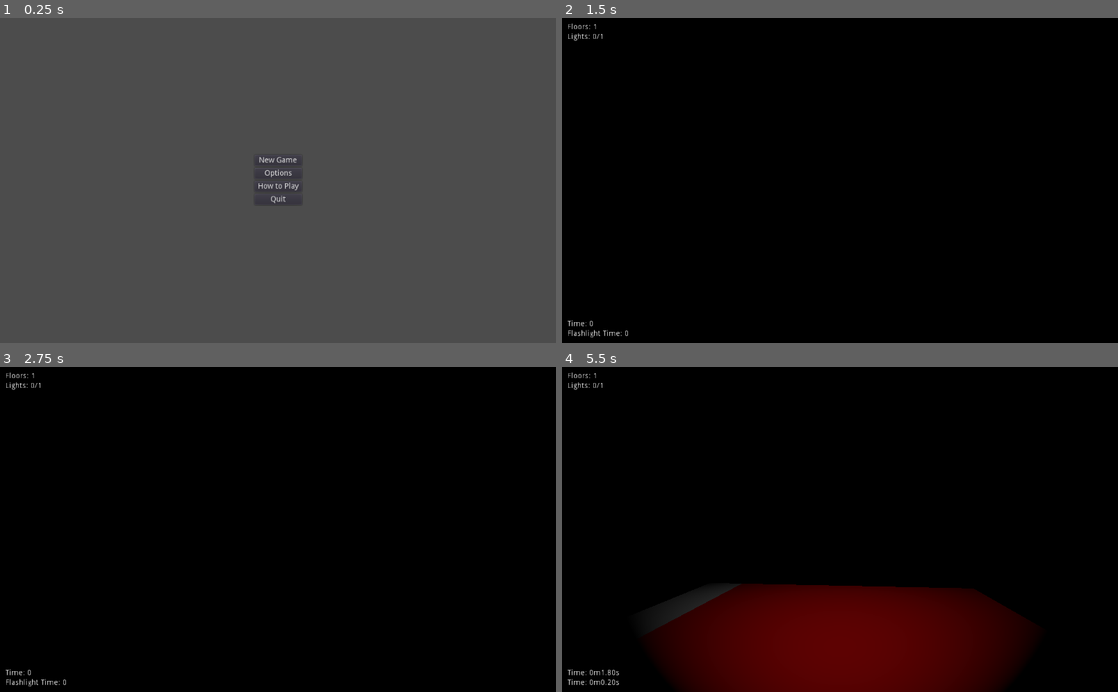
Above: before the commit, frames 1-4 (two rows, left to right).
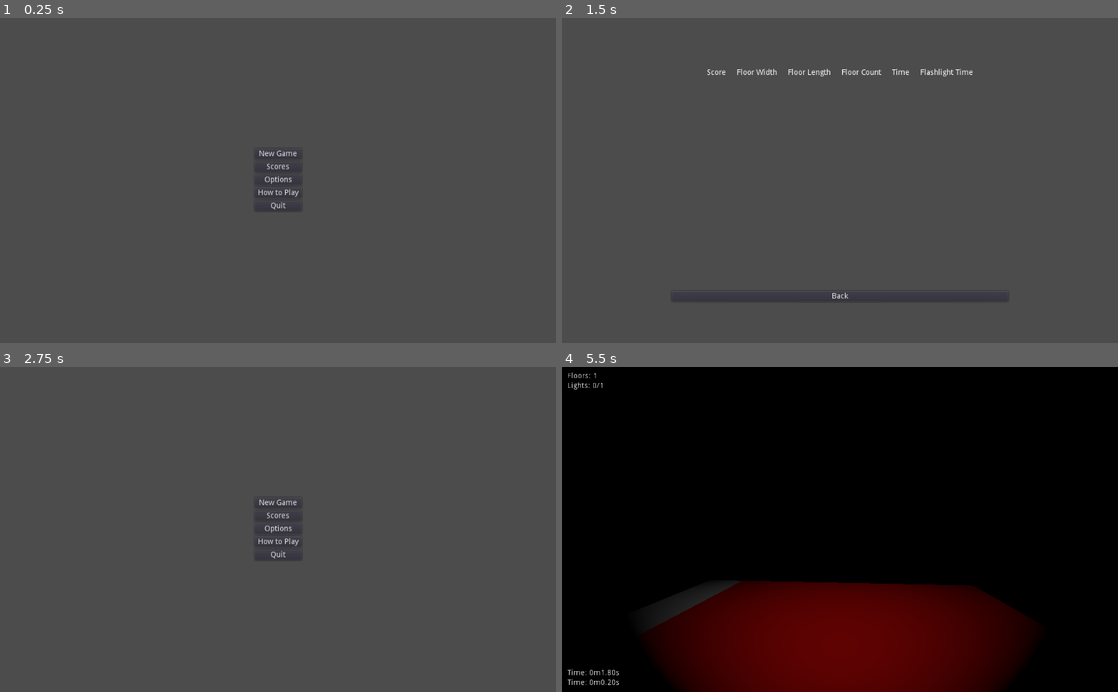
Above: after the commit, the same moments.

Repository: Arc676/Photonic-Salvation
Game: Godot game, scene res://Scenes/Main Menu.tscn
Two runs of this game, one before a commit and one after it. Both use one fixed random seed, a clock stepped at 60 frames per second and the inputs below.
Inputs (mouse positions are in pixels of both pictures, inside the frame that each line leads up to):
- Up to frame 1 (0.25 s): no input
- Up to frame 2 (1.5 s): click (840, 167) at 0.5 s, where only the run after the commit has a clickable "Scores"; click (840, 161) at 1.25 s, where only the run before the commit has a clickable "New Game"
- Up to frame 3 (2.75 s): click (278, 646) at 2 s, where only the run after the commit has a clickable "Back"
- Up to frame 4 (5.5 s): click (840, 503) at 2.75 s, where only the run after the commit has a clickable "New Game"; tap Enter at 3.5, 5 s; move the mouse to (834, 536) at 3.52 s; hold Up (ui_up) from 3.53 s (still down); tap Space (flashlight) at 3.6, 4.25, 4.35, 5.3 s; move the mouse to (878, 532) at 4.27 s; move the mouse to (795, 526) at 5.02 s; click (795, 526) at 5.1 s

The runs differ from the first frame. In frame 1, 0.4% of the frame differs, in the area x 45-55%, y 40-59%; in frame 2, 100%, in the area x 0-100%, y 0-100%; in frame 3, 100%; in frame 4, 0.6%.

Commit message:
Prototype scoreboard view
Add final score to json to avoid recalculation

Diff:
--- a/Scenes/Main Menu.tscn
+++ b/Scenes/Main Menu.tscn
@@ -25,9 +25,9 @@
 anchor_right = 0.5
 anchor_bottom = 0.5
 margin_left = -43.5
-margin_top = -46.0
+margin_top = -58.0
 margin_right = 43.5
-margin_bottom = 46.0
+margin_bottom = 58.0
 __meta__ = {
 "_edit_use_anchors_": false
 }
@@ -40,28 +40,34 @@
 "_edit_use_anchors_": false
 }
 
+[node name="Button" type="Button" parent="Main Menu/GridContainer"]
+margin_top = 24.0
+margin_right = 87.0
+margin_bottom = 44.0
+text = "Scores"
+
 [node name="Options" type="Button" parent="Main Menu/GridContainer"]
-margin_top = 24.0
-margin_right = 87.0
-margin_bottom = 44.0
+margin_top = 48.0
+margin_right = 87.0
+margin_bottom = 68.0
 text = "Options"
 __meta__ = {
 "_edit_use_anchors_": false
 }
 
 [node name="Help" type="Button" parent="Main Menu/GridContainer"]
-margin_top = 48.0
-margin_right = 87.0
-margin_bottom = 68.0
+margin_top = 72.0
+margin_right = 87.0
+margin_bottom = 92.0
 text = "How to Play"
 __meta__ = {
 "_edit_use_anchors_": false
 }
 
 [node name="Quit" type="Button" parent="Main Menu/GridContainer"]
-margin_top = 72.0
-margin_right = 87.0
-margin_bottom = 92.0
+margin_top = 96.0
+margin_right = 87.0
+margin_bottom = 116.0
 text = "Quit"
 __meta__ = {
 "_edit_use_anchors_": false
@@ -205,7 +211,91 @@
 margin_right = 490.0
 margin_bottom = 221.0
 text = "Back"
+
+[node name="Scores" type="Control" parent="."]
+visible = false
+anchor_right = 1.0
+anchor_bottom = 1.0
+__meta__ = {
+"_edit_use_anchors_": false
+}
+
+[node name="Table" type="VBoxContainer" parent="Scores"]
+anchor_left = 0.5
+anchor_top = 0.5
+anchor_right = 0.5
+anchor_bottom = 0.5
+margin_left = -310.0
+margin_top = -205.0
+margin_right = 310.0
+margin_bottom = 205.0
+__meta__ = {
+"_edit_use_anchors_": false
+}
+
+[node name="Headers" type="HBoxContainer" parent="Scores/Table"]
+margin_right = 620.0
+margin_bottom = 14.0
+custom_constants/separation = 20
+alignment = 1
+
+[node name="Label" type="Label" parent="Scores/Table/Headers"]
+margin_left = 65.0
+margin_right = 100.0
+margin_bottom = 14.0
+text = "Score"
+align = 1
+
+[node name="Label2" type="Label" parent="Scores/Table/Headers"]
+margin_left = 120.0
+margin_right = 194.0
+margin_bottom = 14.0
+text = "Floor Width"
+align = 1
+
+[node name="Label3" type="Label" parent="Scores/Table/Headers"]
+margin_left = 214.0
+margin_right = 293.0
+margin_bottom = 14.0
+text = "Floor Length"
+align = 1
+
+[node name="Label6" type="Label" parent="Scores/Table/Headers"]
+margin_left = 313.0
+margin_right = 386.0
+margin_bottom = 14.0
+text = "Floor Count"
+align = 1
+
+[node name="Label4" type="Label" parent="Scores/Table/Headers"]
+margin_left = 406.0
+margin_right = 438.0
+margin_bottom = 14.0
+text = "Time"
+align = 1
+
+[node name="Label5" type="Label" parent="Scores/Table/Headers"]
+margin_left = 458.0
+margin_right = 555.0
+margin_bottom = 14.0
+text = "Flashlight Time"
+align = 1
+
+[node name="Back" type="Button" parent="Scores"]
+anchor_left = 0.5
+anchor_top = 0.5
+anchor_right = 0.5
+anchor_bottom = 0.5
+margin_left = -310.0
+margin_top = 205.0
+margin_right = 310.0
+margin_bottom = 225.0
+text = "Back"
+__meta__ = {
+"_edit_use_anchors_": false
+}
 [connection signal="pressed" from="Main Menu/GridContainer/New Game" to="." method="startGame"]
+[connection signal="pressed" from="Main Menu/GridContainer/Button" to="." method="showScores"]
 [connection signal="pressed" from="Main Menu/GridContainer/Options" to="." method="showOptions"]
 [connection signal="pressed" from="Main Menu/GridContainer/Help" to="." method="showHelp"]
 [connection signal="pressed" from="Main Menu/GridContainer/Quit" to="." method="quit"]
@@ -216,3 +306,4 @@
 [connection signal="pressed" from="Options/VBoxContainer/Back Button" to="." method="backToMain"]
 [connection signal="pressed" from="Options/VBoxContainer/Back Button" to="." method="saveSettings"]
 [connection signal="pressed" from="Help/GridContainer/Back" to="." method="backToMain"]
+[connection signal="pressed" from="Scores/Back" to="." method="backToMain"]
--- a/Scripts/Scores.gd
+++ b/Scripts/Scores.gd
@@ -23,18 +23,20 @@
 		file.close()
 
 func newScore(totalTime, flashlightTime):
+	var time = totalTime + flashlightTime / 2
+	var floorArea = Settings.floorLength * Settings.floorWidth
+	var score = round(totalLights * floorArea * floorCount / time)
+
 	var scoreObj = {
 		"time" : totalTime,
 		"flashlight" : flashlightTime,
 		"width" : Settings.floorWidth,
 		"length" : Settings.floorLength,
-		"floors" : floorCount
+		"floors" : floorCount,
+		"score" : score
 	}
 	scores.append(scoreObj)
 
-	var time = totalTime + flashlightTime / 2
-	var floorArea = Settings.floorLength * Settings.floorWidth
-	var score = totalLights * floorArea * floorCount / time
 	return score
 
 func saveScores():
--- a/Scripts/TitleScreen.gd
+++ b/Scripts/TitleScreen.gd
@@ -6,6 +6,7 @@
 onready var main = $"Main Menu"
 onready var options = $Options
 onready var help = $Help
+onready var scores = $Scores
 
 # Game settings
 onready var maxFloors = $"Options/VBoxContainer/GridContainer/Max Floors"
@@ -17,6 +18,10 @@
 onready var maxLightsSlider = $"Options/VBoxContainer/GridContainer/Light Slider"
 onready var floorWidthSlider = $"Options/VBoxContainer/GridContainer/Width Slider"
 onready var floorLengthSlider = $"Options/VBoxContainer/GridContainer/Length Slider"
+
+# Scoreboard
+onready var scoreboard = $Scores/Table
+var scoreRows = null
 
 func _ready():
 	maxFloorsSlider.value = Settings.maxFloors
@@ -31,6 +36,7 @@
 	main.visible = false
 	options.visible = false
 	help.visible = false
+	scores.visible = false
 
 func showHelp():
 	hideScreens()
@@ -46,6 +52,28 @@
 
 func startGame():
 	tree.change_scene("res://Scenes/Game.tscn")
+
+func showScores():
+	hideScreens()
+	if scoreRows != null:
+		scoreRows.propagate_call("queue_free", [])
+	scoreRows = VBoxContainer.new()
+	for row in Scores.scores:
+		var entry = HBoxContainer.new()
+		entry.alignment = BoxContainer.ALIGN_CENTER
+		entry.add_constant_override("separation", 20)
+		var keys = ["score", "width", "length", "floors", "time", "flashlight"]
+		for i in range(6):
+			var key = keys[i]
+			var lbl = Label.new()
+			if i >= 4:
+				lbl.text = "%.02f" % row[key]
+			else:
+				lbl.text = "%d" % row[key]
+			entry.add_child(lbl)
+		scoreRows.add_child(entry)
+	scoreboard.add_child(scoreRows)
+	scores.visible = true
 
 # Change settings
 
